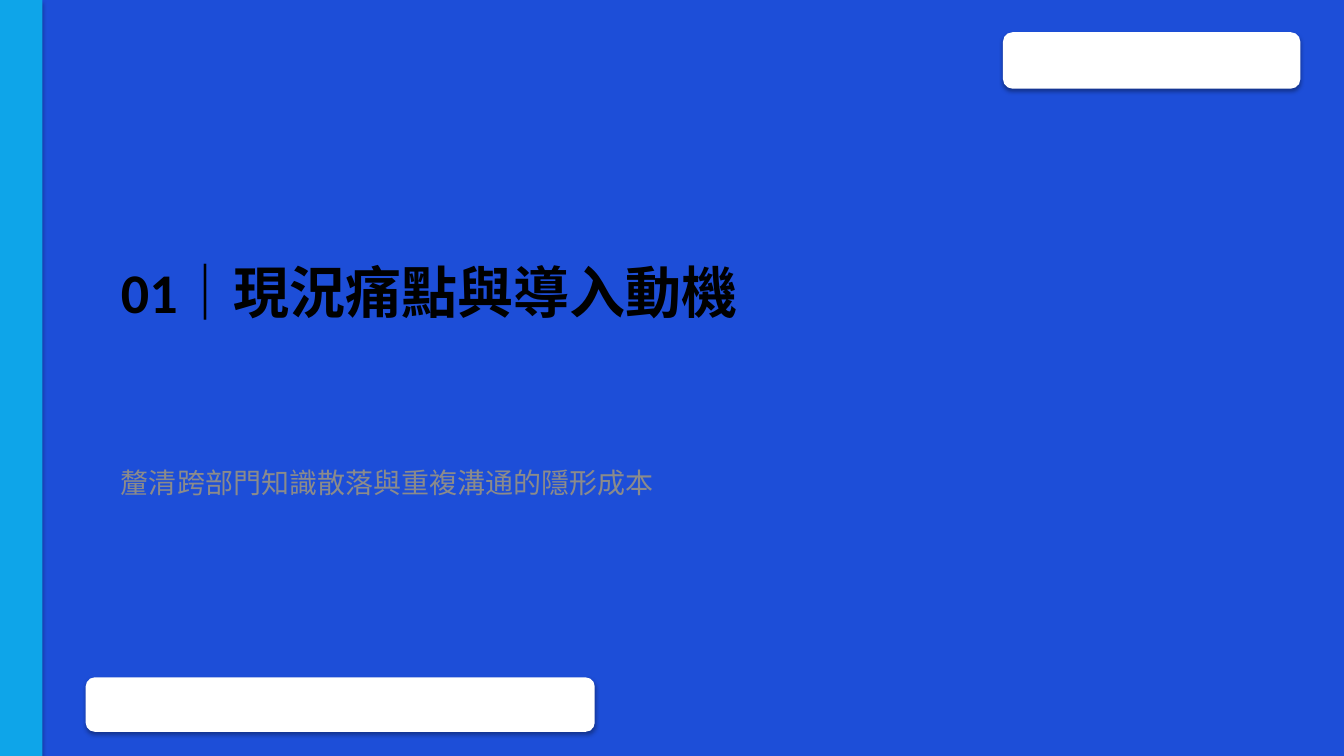
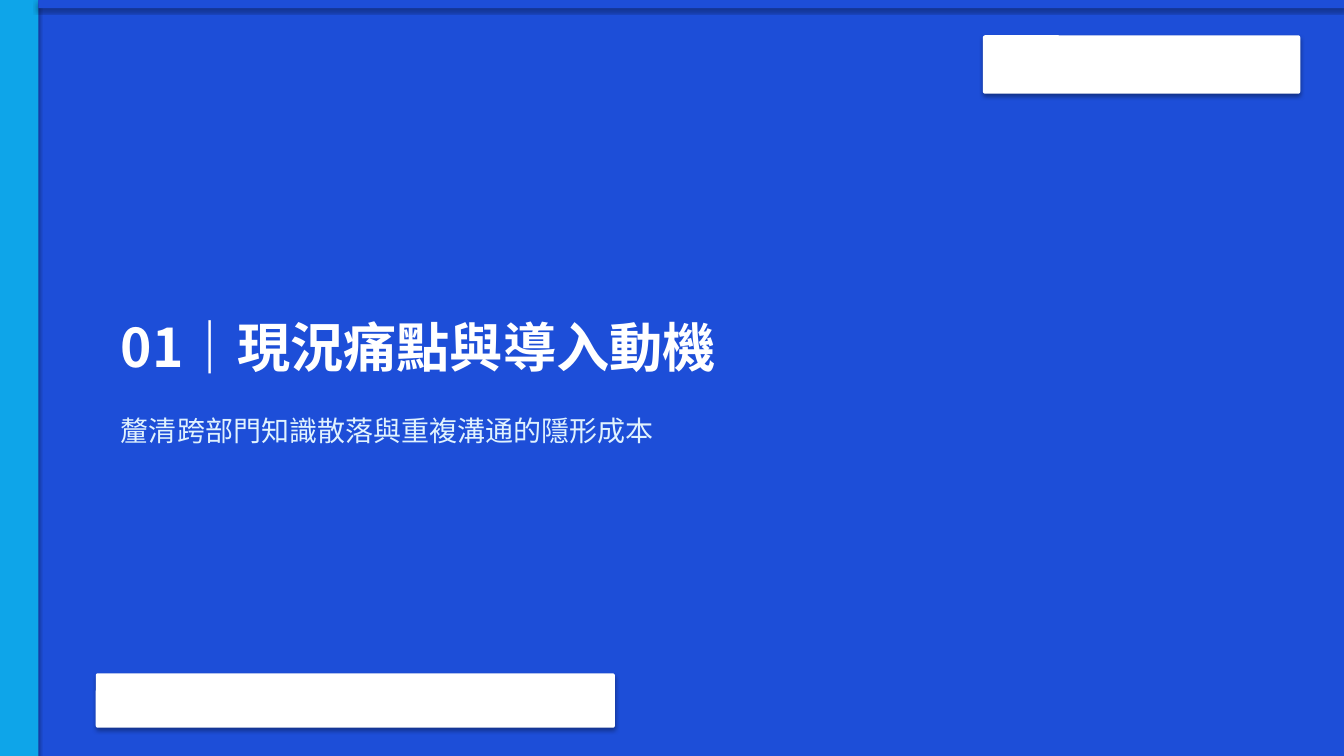
Before and after one commit to roberthsu2003/workflow-productivity, a slide deck: slide 2 of 常見的AI應用/office辦公室應用進階的對齊/pptx/母片大綱動態生成/簡報_母片動態生成示範.pptx. Drawn at 1344x756 pixels with LibreOffice and Linux fonts; fonts in the diff are those of the drawing; background and template pictures are left out. Boxes give left, top, right and bottom in pixels: in the first picture for what was removed or moved away, otherwise in the second. Text is boxed around its words. In the diff, an @@ line names an element or a change of style, - is before the commit and + after.

```diff
--- a/常見的AI應用/office辦公室應用進階的對齊/pptx/母片大綱動態生成/簡報_母片動態生成示範.pptx
+++ b/常見的AI應用/office辦公室應用進階的對齊/pptx/母片大綱動態生成/簡報_母片動態生成示範.pptx
@@ rectangle: place and size @@
-rectangle at [0, 0, 42, 756]
+rectangle at [0, 0, 38, 756]
@@ rectangle added at [38, 0, 1344, 8], fill #1D4ED8 @@
@@ rounded rectangle at [983, 35, 1301, 94]: proportions changed @@
@@ rounded rectangle: place and size @@
-rounded rectangle at [1003, 32, 1301, 89]
+rounded rectangle at [983, 35, 1301, 94]
@@ title "01｜現況痛點與導入動機": place and size @@
-title "01｜現況痛點與導入動機" at [121, 266, 737, 320]
+title "01｜現況痛點與導入動機" at [121, 320, 716, 374]
@@ title "01｜現況痛點與導入動機" at [121, 320, 716, 374]: size 40 to 38 pt, font Calibri to Noto Sans CJK TC, text colour #000000 to #FFFFFF; more space between paragraphs; vertical alignment top to bottom @@
@@ text "釐清跨部門知識散落與重複溝通的隱形成本" at [121, 417, 654, 444]: font Calibri to Noto Sans CJK TC, text colour #8C8C8C to #E0F2FE; more space between paragraphs; vertical alignment bottom to top @@
@@ rounded rectangle: place and size @@
-rounded rectangle at [86, 678, 595, 732]
+rounded rectangle at [96, 674, 615, 728]
@@ rounded rectangle at [96, 674, 615, 728]: proportions changed @@
```
Also in this commit, not shown: 7 other slides changed, 1 other file.
